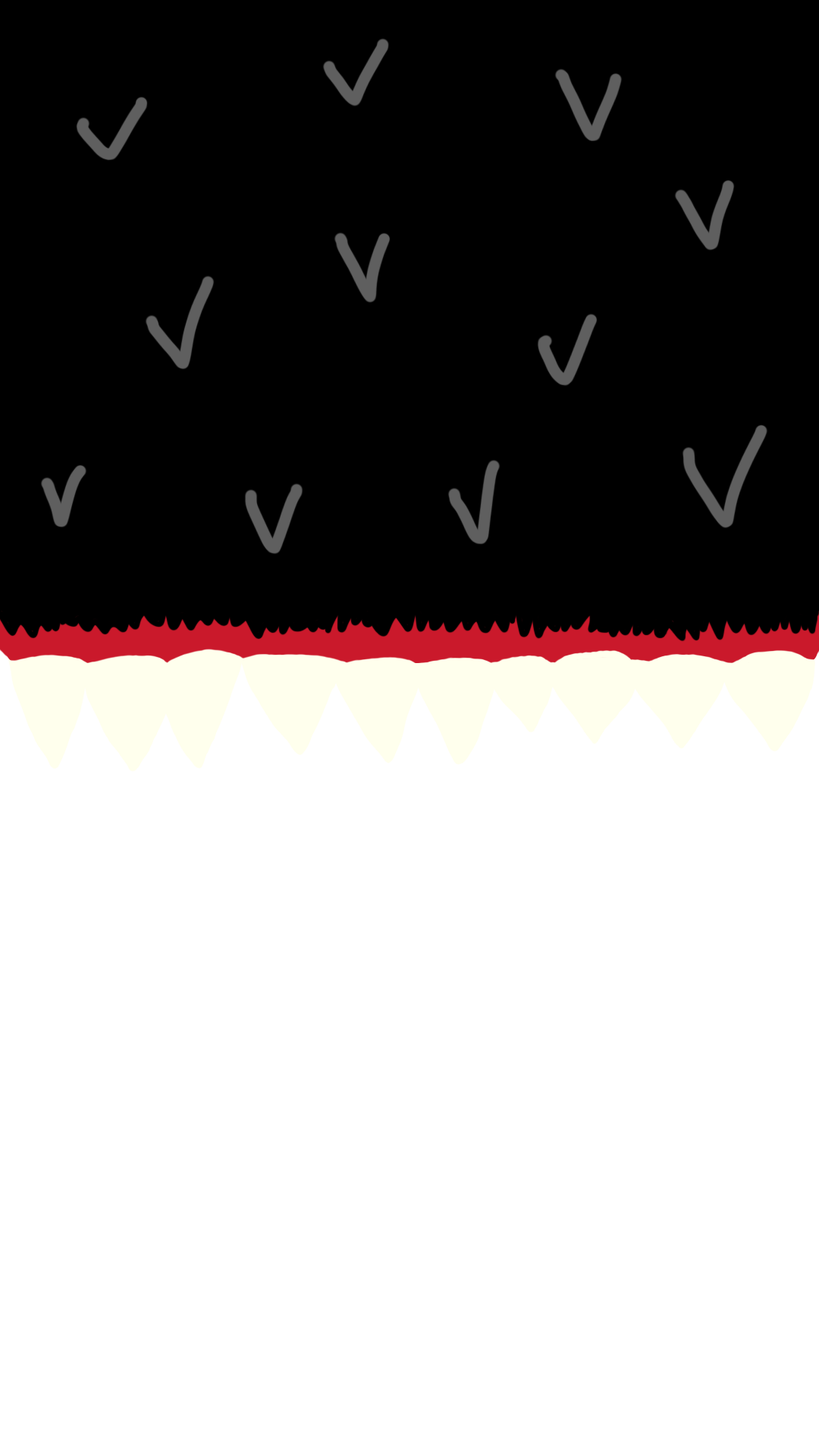
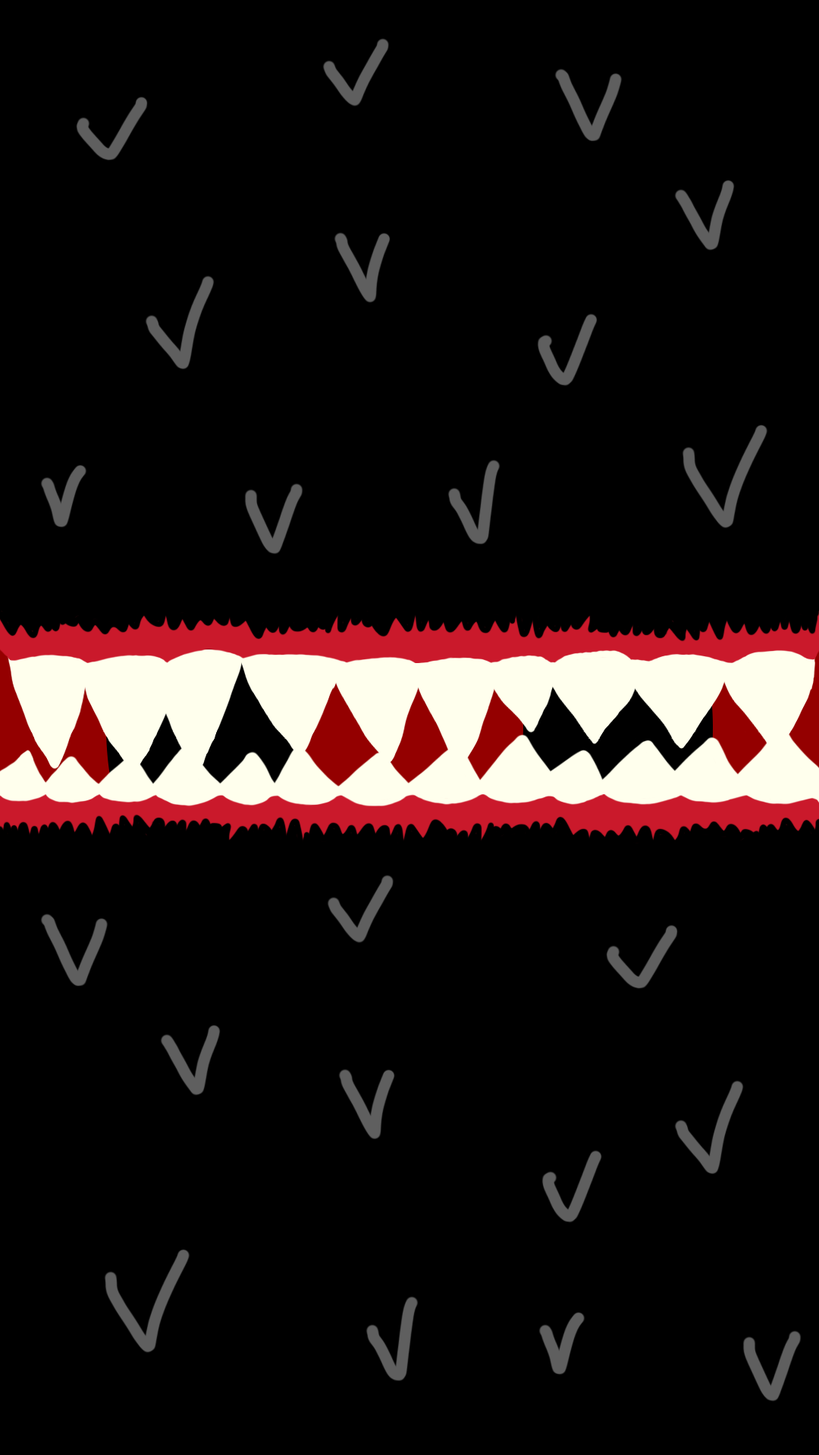
Layered file, before and after one edit (819 x 1455). Changes by layer:
showed group "Bottom" (4 layers) over [0, 727, 819, 1455]
showed group "Mouth" (6 layers) over [0, 648, 819, 1455]
showed "Layer 3" over [43, 913, 773, 1173]
showed "Ellipse 3" over [43, 913, 773, 1173]
showed "Layer 2" over [203, 648, 555, 689]
showed "Ellipse 2" over [295, 682, 524, 842]
showed "Ellipse 1" over [106, 648, 713, 1031]
showed "Background" over [0, 648, 819, 1455]
